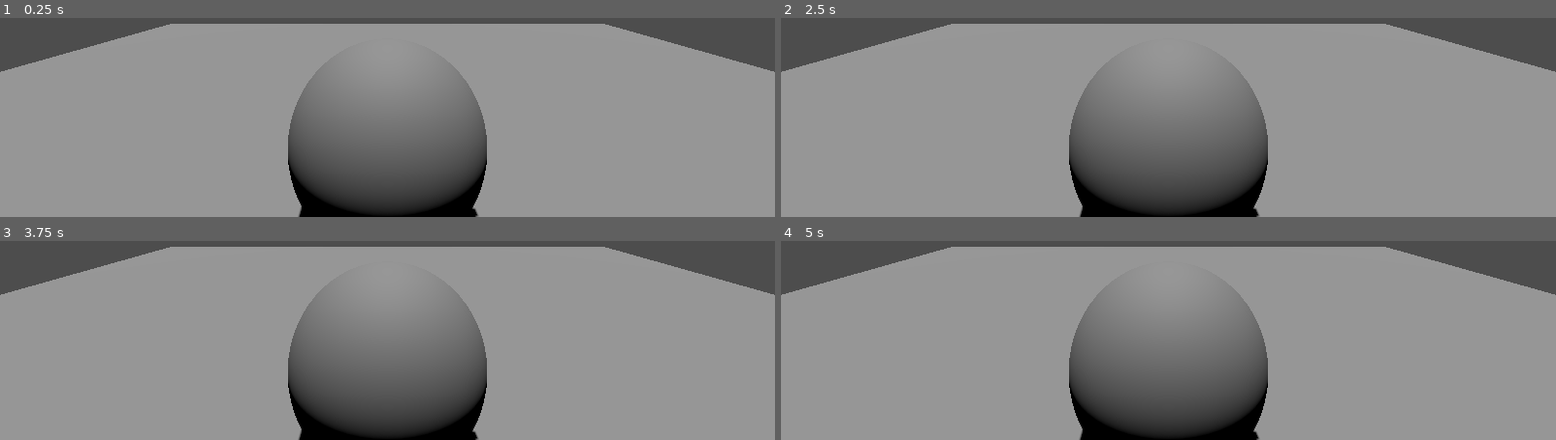
Above: before the commit, frames 1-4 (two rows, left to right).
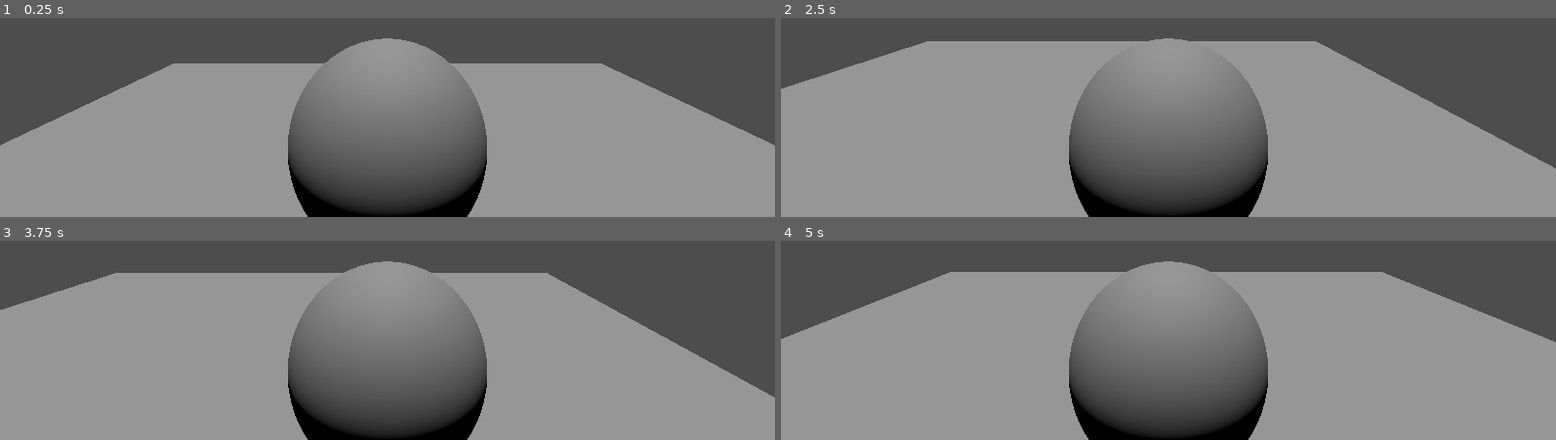
Above: after the commit, the same moments.

Repository: Nortories/GameJam16thPirateJam
Game: Godot game, scene res://map_1.tscn
Same seed, same stepped clock (60 frames per second), same inputs: the game is played once before the commit and once after it.
Inputs:
- Up to frame 1 (0.25 s): no input
- Up to frame 2 (2.5 s): tap Enter (ui_accept) at 0.5, 0.6, 0.77, 1.07, 1.35, 1.52, 1.82, 2.1 s; hold Right (ui_right) 0.53-1.28 s; hold Down (ui_down) 1.28-2.03 s; hold Right (ui_right) from 2.03 s (still down)
- Up to frame 3 (3.75 s): release Right (ui_right) at 2.78 s; hold Up (ui_up) 2.78-3.53 s; tap Enter (ui_accept) at 2.85, 3.02, 3.32, 3.6 s; hold Left (ui_left) from 3.53 s (still down)
- Up to frame 4 (5 s): keep holding Left (ui_left); tap Enter (ui_accept) at 3.77, 4.07, 4.35, 4.52, 4.82 s

The runs differ from the first frame. In frame 1, 23% of the frame differs, in the area x 0-100%, y 2-100%; in frame 2, 16%; in frame 3, 18%; in frame 4, 15%.

Commit message:
Fixed light added basic player movment

Diff:
--- /dev/null
+++ b/youaretheweapon/character_body_3d.gd
@@ -0,0 +1,28 @@
+extends CharacterBody3D
+
+
+const SPEED = 5.0
+const JUMP_VELOCITY = 4.5
+
+
+func _physics_process(delta: float) -> void:
+	# Add the gravity.
+	if not is_on_floor():
+		velocity += get_gravity() * delta
+
+	# Handle jump.
+	if Input.is_action_just_pressed("ui_accept") and is_on_floor():
+		velocity.y = JUMP_VELOCITY
+
+	# Get the input direction and handle the movement/deceleration.
+	# As good practice, you should replace UI actions with custom gameplay actions.
+	var input_dir := Input.get_vector("ui_left", "ui_right", "ui_up", "ui_down")
+	var direction := (transform.basis * Vector3(input_dir.x, 0, input_dir.y)).normalized()
+	if direction:
+		velocity.x = direction.x * SPEED
+		velocity.z = direction.z * SPEED
+	else:
+		velocity.x = move_toward(velocity.x, 0, SPEED)
+		velocity.z = move_toward(velocity.z, 0, SPEED)
+
+	move_and_slide()
--- a/youaretheweapon/map_1.tscn
+++ b/youaretheweapon/map_1.tscn
@@ -23,3 +23,4 @@
 mesh = SubResource("BoxMesh_p8ejt")
 
 [node name="PlayerWeapon" parent="." instance=ExtResource("1_5pisr")]
+transform = Transform3D(1, 0, 0, 0, 1, 0, 0, 0, 1, 0, 5, 0)
--- a/youaretheweapon/player_weapon.tscn
+++ b/youaretheweapon/player_weapon.tscn
@@ -1,4 +1,6 @@
-[gd_scene load_steps=3 format=3 uid="uid://c8ek6wt51eg56"]
+[gd_scene load_steps=4 format=3 uid="uid://c8ek6wt51eg56"]
+
+[ext_resource type="Script" path="res://character_body_3d.gd" id="1_ol1pf"]
 
 [sub_resource type="SphereShape3D" id="SphereShape3D_yeiyh"]
 
@@ -7,6 +9,7 @@
 [node name="PlayerWeapon" type="Node3D"]
 
 [node name="CharacterBody3D" type="CharacterBody3D" parent="."]
+script = ExtResource("1_ol1pf")
 
 [node name="CollisionShape3D" type="CollisionShape3D" parent="CharacterBody3D"]
 transform = Transform3D(4, 0, 0, 0, 4, 0, 0, 0, 4, 0, 0, 0)
@@ -17,5 +20,5 @@
 mesh = SubResource("SphereMesh_eqq2r")
 skeleton = NodePath("../CollisionShape3D")
 
-[node name="Camera3D" type="Camera3D" parent="."]
+[node name="Camera3D" type="Camera3D" parent="CharacterBody3D"]
 transform = Transform3D(1, 0, 0, 0, 0.991445, 0.130526, 0, -0.130526, 0.991445, 0, 7, 7)
